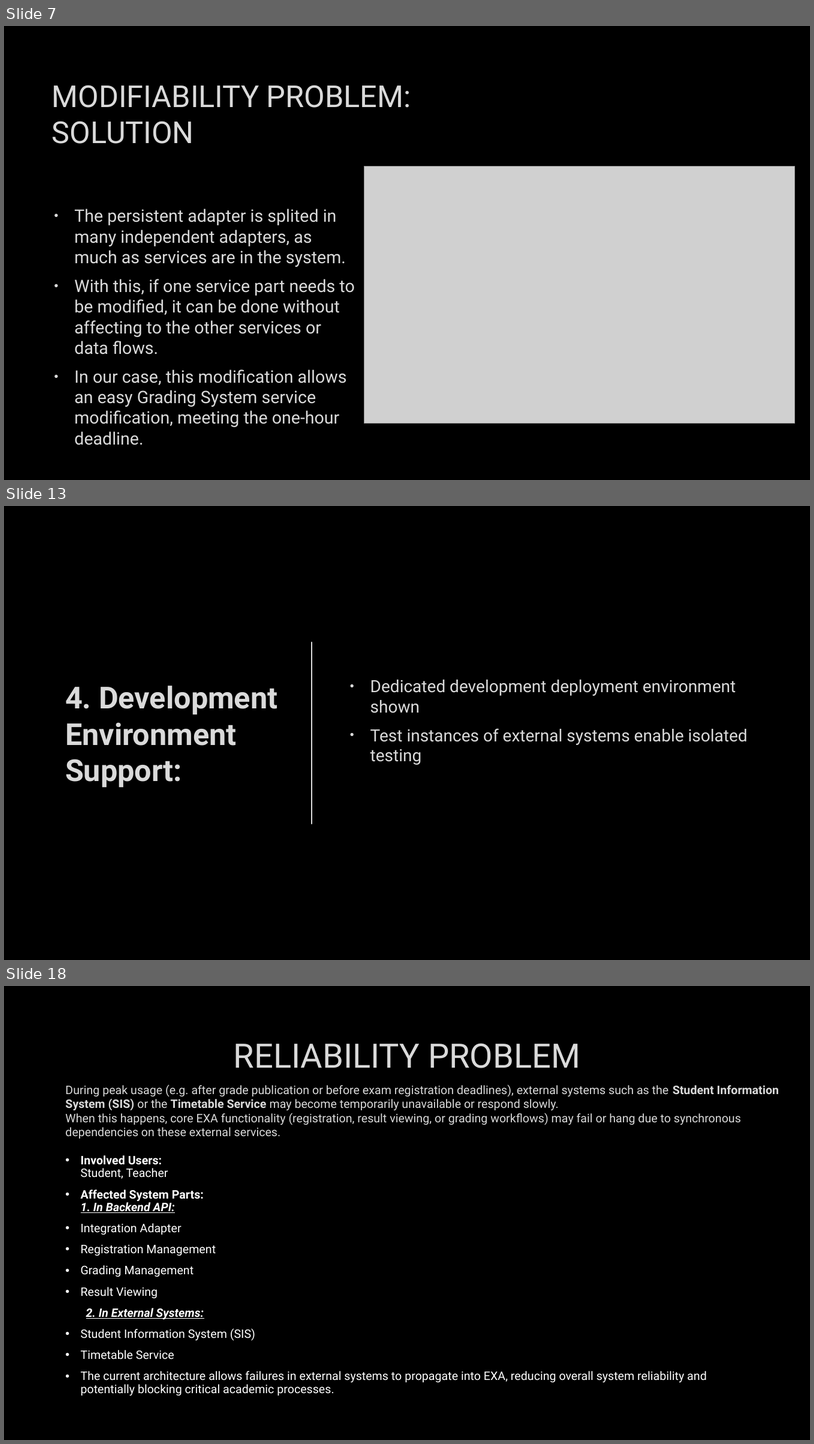
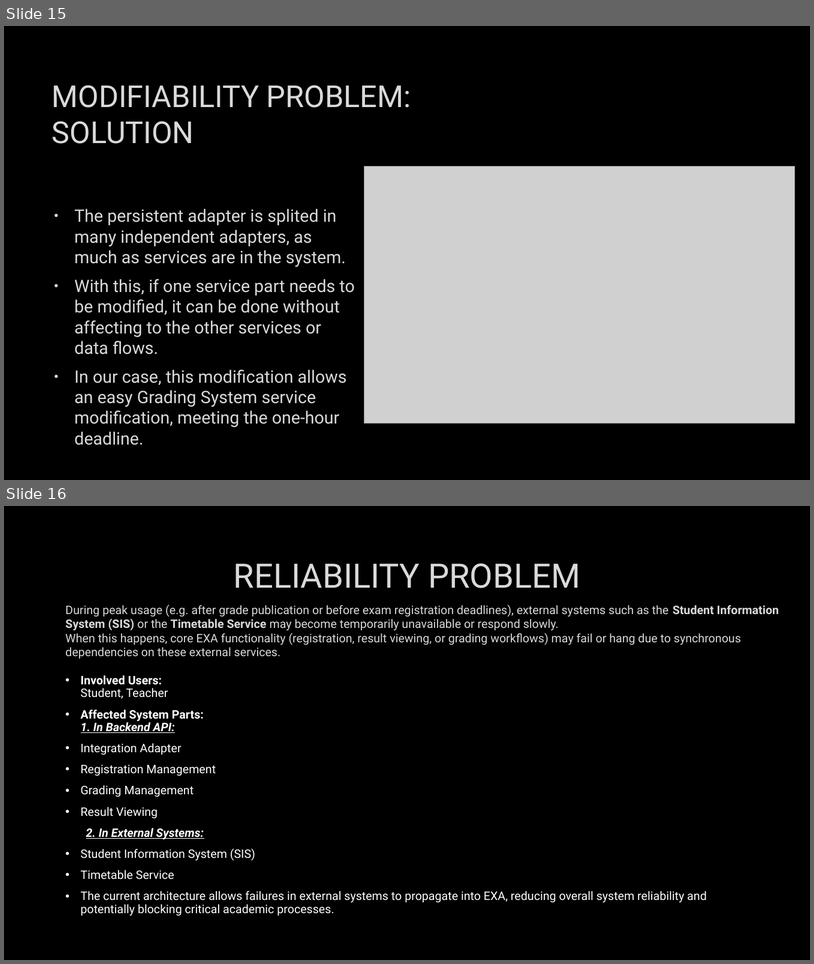
Before and after one commit to mayembe-martin/software_architecture_schedules, a slide deck: M2/Presentation_Qualities.pptx. Shown one above the other, each under a label of ours: slides 7, 13 and 18 before the commit, slides 15 and 16 after it; the slides between them are not shown. The pictures are 814x1444 and 814x964 pixels, drawn with LibreOffice and Linux fonts; fonts in the diff are those of the drawing; grey boxes stand for pictures; background and template pictures are left out. Boxes give left, top, right and bottom in pixels: in the first picture for what was removed or moved away, otherwise in the second. Text is boxed around its words. In the diff, an @@ line names an element or a change of style, - is before the commit and + after.

```diff
--- a/M2/Presentation_Qualities.pptx
+++ b/M2/Presentation_Qualities.pptx
@@ slide 13 removed at (4,506,810,960), background picture (left out) @@
@@ line removed from (312, 642) to (312, 823) @@
@@ title removed at (65,685,278,787) @@
-4. Development Environment Support:
@@ text removed at (371,679,748,765) @@
-• Dedicated development deployment environment shown
-• Test instances of external systems enable isolated testing
@@ what was slide 7 is now slide 15 @@
@@ what was slide 18 is now slide 16 @@
```
Also in this commit, not shown: 2 slides changed, 5 slides added, 6 other slides removed.
